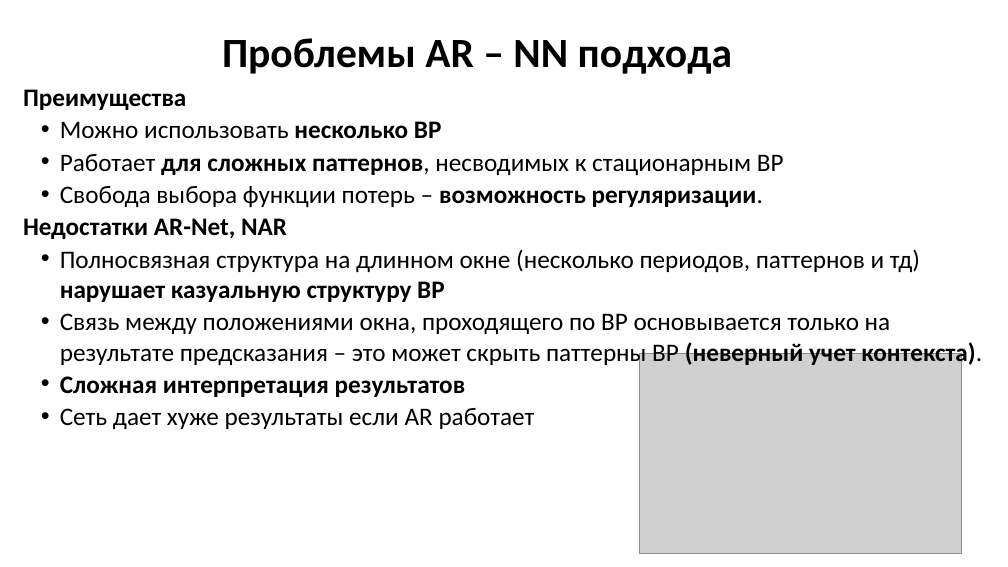
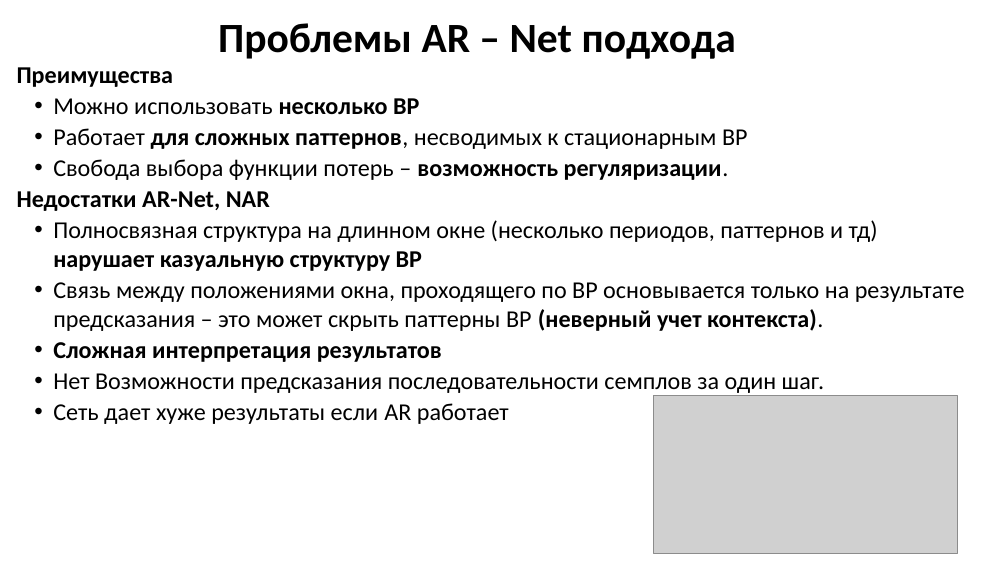
Before and after one commit to MVRonkin/TimeSeriesCourse, a slide deck: slide 5 of 2025/LEC/07 глубокое обучение нейронных сетей.pptx. Drawn at 1008x567 pixels with LibreOffice and Linux fonts; fonts in the diff are those of the drawing; grey boxes stand for pictures. Boxes give left, top, right and bottom in pixels: in the first picture for what was removed or moved away, otherwise in the second. Text is boxed around its words. In the diff, an @@ line names an element or a change of style, - is before the commit and + after.

```diff
--- a/2025/LEC/07 глубокое обучение нейронных сетей.pptx
+++ b/2025/LEC/07 глубокое обучение нейронных сетей.pptx
@@ title at [218, 23, 736, 59]: text changed @@
-Проблемы AR – NN подхода
+Проблемы AR – Net подхода
@@ text "Преимущества": place and size @@
-text "Преимущества" at [23, 89, 982, 429]
+text "Преимущества" at [17, 67, 965, 424]
@@ text at [17, 67, 965, 424]: size 24 to 23 pt in "Преимущества", "Можно использовать несколько ВР", "Работает для сложных паттернов, несводимых к стационарным ...", "Свобода выбора функции потерь – возможность регуляризации." and 5 more places @@
@@ text at [53, 373, 825, 396]: paragraph added @@
+• Нет Возможности предсказания последовательности семплов за один шаг.
@@ picture: place and size @@
-picture at [640, 353, 963, 554]
+picture at [654, 395, 957, 554]
```
Also in this commit, not shown: 6 other slides changed, 7 slides added, 1 slide removed.
